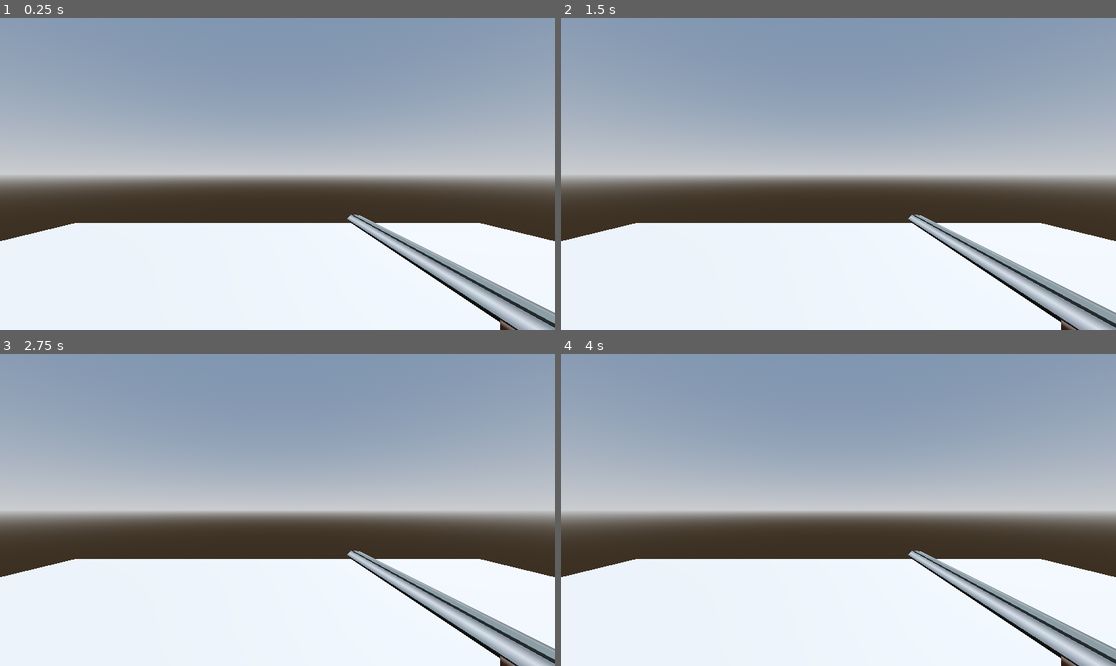
Above: before the commit, frames 1-4 (two rows, left to right).
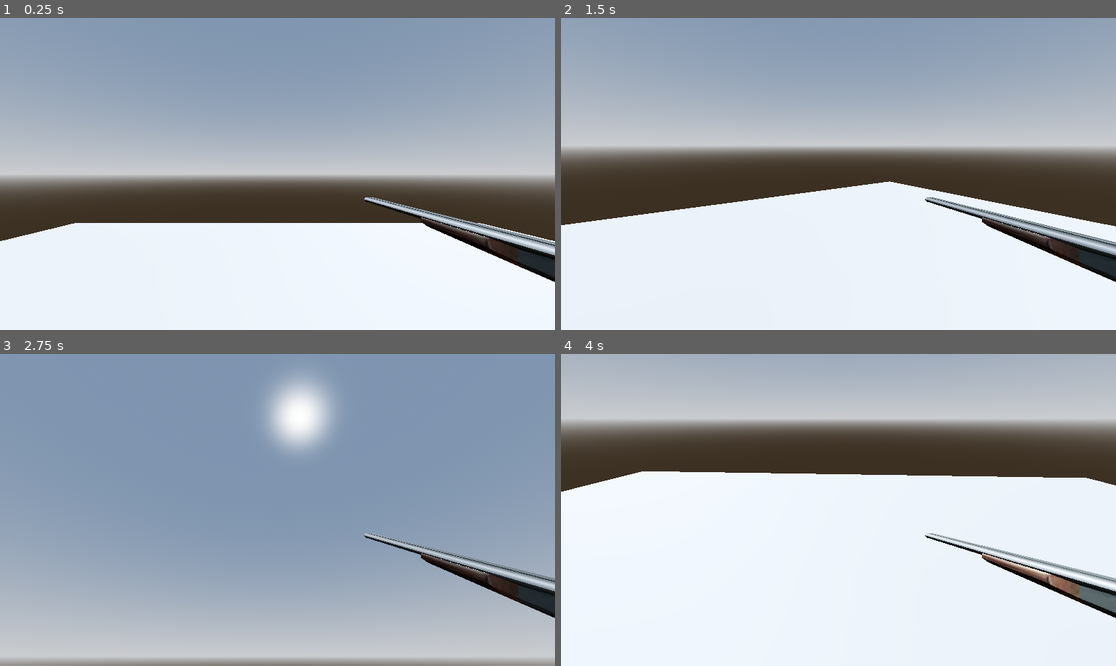
Above: after the commit, the same moments.

Repository: BryanCrom/in_sheeps_clothing
Game: Godot game, scene res://scenes/playground.tscn
Same seed, same stepped clock (60 frames per second), same inputs: the game is played once before the commit and once after it.
Inputs (mouse positions are in pixels of both pictures, inside the frame that each line leads up to):
- Up to frame 1 (0.25 s): no input
- Up to frame 2 (1.5 s): tap Enter at 0.5 s; move the mouse to (960, 158) at 0.52 s; tap Space at 1.25 s; move the mouse to (727, 189) at 1.27 s
- Up to frame 3 (2.75 s): tap Enter at 2 s; move the mouse to (333, 441) at 2.02 s
- Up to frame 4 (4 s): tap Space at 2.75 s; move the mouse to (810, 572) at 2.77 s; tap Enter at 3.5 s; move the mouse to (1005, 556) at 3.52 s

The runs differ from the first frame. In frame 1, 5.3% of the frame differs, in the area x 62-100%, y 57-100%; in frame 2, 28%; in frame 3, 73%, in the area x 0-100%, y 7-100%; in frame 4, 71%.

Commit message:
feat(camera movement): add player camera movement depending on how the user moves their mouse which is now also hidden.

Diff:
--- a/scenes/character.tscn
+++ b/scenes/Player.tscn
@@ -1,6 +1,7 @@
-[gd_scene load_steps=6 format=3 uid="uid://da5ygvb53nn1l"]
+[gd_scene load_steps=7 format=3 uid="uid://da5ygvb53nn1l"]
 
 [ext_resource type="PackedScene" uid="uid://bc1cj10tcnxjs" path="res://assets/double_barrel/double_barrel_shotgun.glb" id="1_agfs1"]
+[ext_resource type="Script" uid="uid://dwteib5kyvluo" path="res://scripts/player.gd" id="1_v6fml"]
 
 [sub_resource type="CapsuleShape3D" id="CapsuleShape3D_dkjbp"]
 
@@ -11,7 +12,8 @@
 
 [sub_resource type="BoxMesh" id="BoxMesh_dkjbp"]
 
-[node name="character" type="CharacterBody3D"]
+[node name="Player" type="CharacterBody3D"]
+script = ExtResource("1_v6fml")
 
 [node name="CollisionShape3D" type="CollisionShape3D" parent="."]
 transform = Transform3D(1, 0, 0, 0, 1, 0, 0, 0, 1, 0, 1, 0)
@@ -23,6 +25,7 @@
 surface_material_override/0 = SubResource("StandardMaterial3D_agfs1")
 
 [node name="Camera3D" type="Camera3D" parent="."]
+unique_name_in_owner = true
 transform = Transform3D(1, 0, 0, 0, 1, 0, 0, 0, 1, 0, 1.5, -0.4)
 
 [node name="eyes" type="MeshInstance3D" parent="Camera3D"]
@@ -30,4 +33,4 @@
 mesh = SubResource("BoxMesh_dkjbp")
 
 [node name="double_barrel_shotgun" parent="Camera3D" instance=ExtResource("1_agfs1")]
-transform = Transform3D(-4.371139e-08, 0, 1, 0, 1, 0, -1, 0, -4.371139e-08, 0.5, -1.6, -0.20000002)
+transform = Transform3D(-3.0184545e-08, 0, 0.69054186, 0, 0.69054186, 0, -0.69054186, 0, -3.0184545e-08, 0.7, -1.1000001, -0.8000001)
--- a/scenes/playground.tscn
+++ b/scenes/playground.tscn
@@ -1,6 +1,6 @@
 [gd_scene load_steps=5 format=3 uid="uid://b4kr5rnfbiic7"]
 
-[ext_resource type="PackedScene" uid="uid://da5ygvb53nn1l" path="res://scenes/character.tscn" id="1_hddm4"]
+[ext_resource type="PackedScene" uid="uid://da5ygvb53nn1l" path="res://scenes/Player.tscn" id="1_88rkb"]
 
 [sub_resource type="ProceduralSkyMaterial" id="ProceduralSkyMaterial_hddm4"]
 sky_horizon_color = Color(0.66224277, 0.6717428, 0.6867428, 1)
@@ -28,5 +28,5 @@
 use_collision = true
 size = Vector3(16.5, 1, 17.300001)
 
-[node name="character" parent="." instance=ExtResource("1_hddm4")]
+[node name="Player" parent="." instance=ExtResource("1_88rkb")]
 transform = Transform3D(1, 0, 0, 0, 1, 0, 0, 0, 1, 0, 1, 0)
--- /dev/null
+++ b/scripts/player.gd
@@ -0,0 +1,13 @@
+extends CharacterBody3D
+
+func _ready() -> void:
+	Input.set_mouse_mode(Input.MOUSE_MODE_CAPTURED)
+
+func _unhandled_input(event: InputEvent) -> void:
+	if event is InputEventMouseMotion:
+		rotation_degrees.y -= event.relative.x * 0.25
+		%Camera3D.rotation_degrees.x -= event.relative.y * 0.25
+		%Camera3D.rotation_degrees.x = clamp(%Camera3D.rotation_degrees.x, -80.0, 80.0)
+
+	elif event.is_action_pressed("ui_cancel"):
+		Input.set_mouse_mode(Input.MOUSE_MODE_VISIBLE)
Not shown, added: scripts/player.gd.uid
